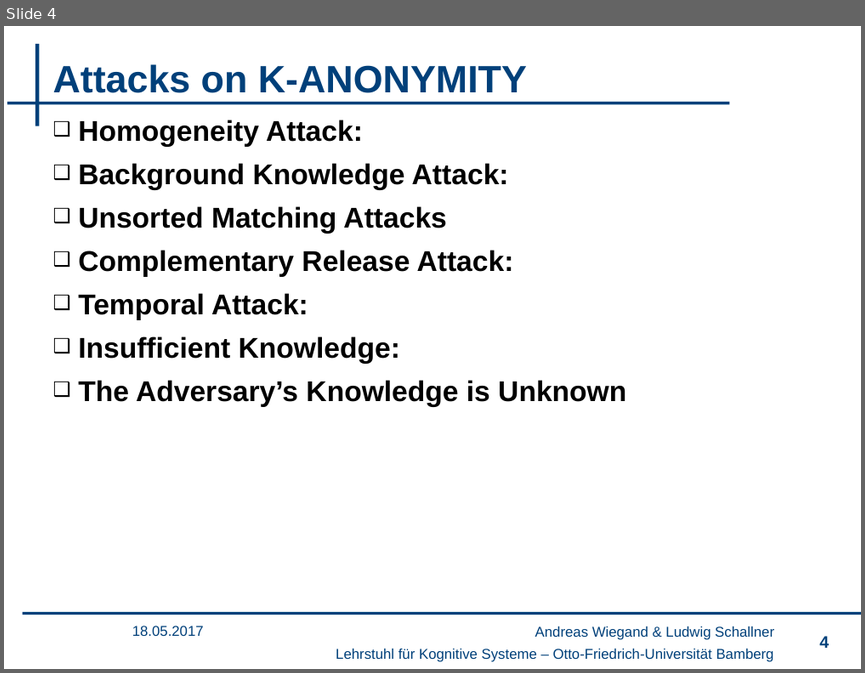
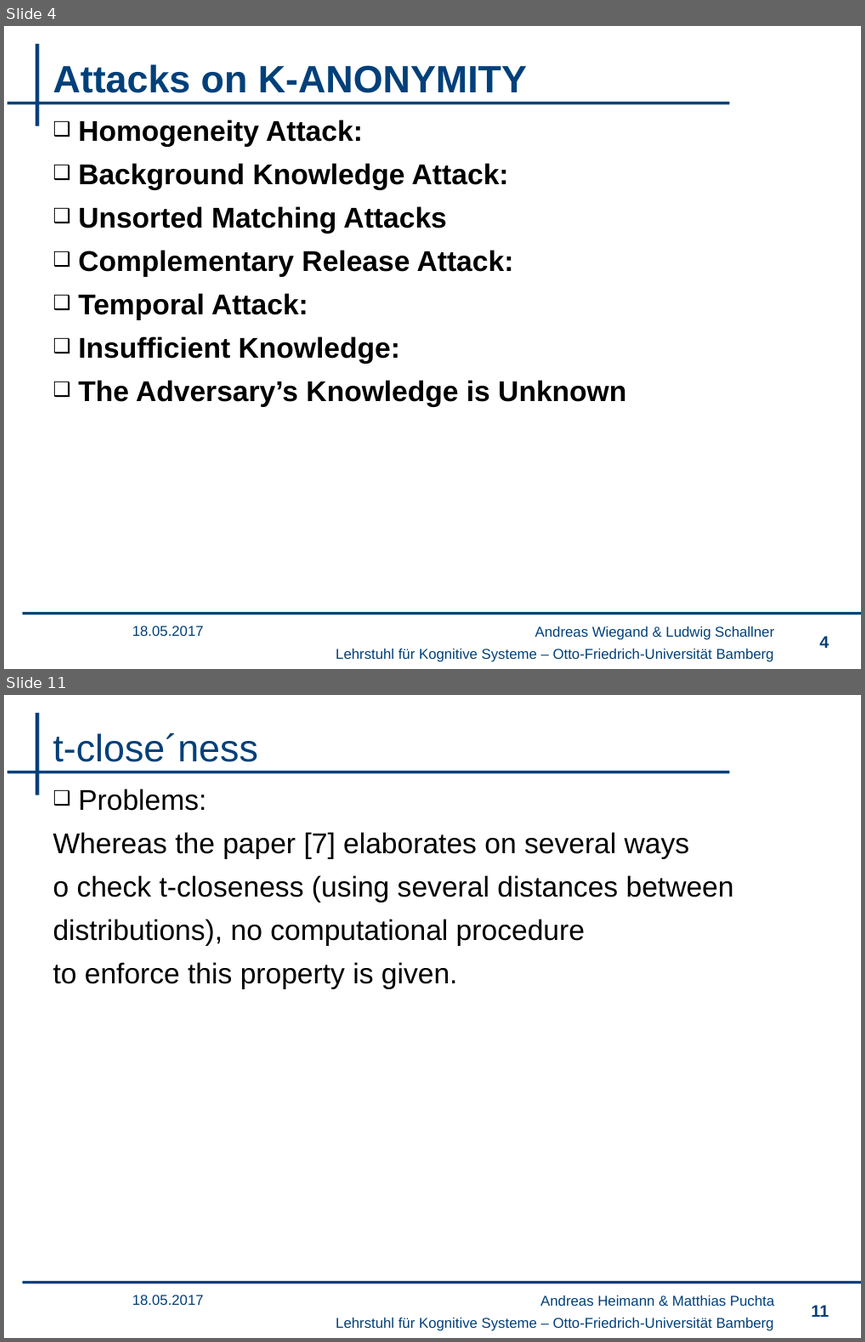
Before and after one commit to wsgan001/PSI-MSem, a slide deck: presentation/sicherheits.pptx. Shown one above the other, each under a label of ours: slide 4 before the commit, slides 4 and 11 after it; the slides between them are not shown. The pictures are 865x673 and 865x1342 pixels, drawn with LibreOffice and Linux fonts; fonts in the diff are those of the drawing; background and template pictures are left out. Boxes give left, top, right and bottom in pixels: in the first picture for what was removed or moved away, otherwise in the second. Text is boxed around its words. In the diff, an @@ line names an element or a change of style, - is before the commit and + after.

```diff
--- a/presentation/sicherheits.pptx
+++ b/presentation/sicherheits.pptx
@@ slide 11 added at <box>4,695,861,1338</box>, background #FFFFFF; not listed: 4 template elements that a slide beside it also shows @@
@@ title added at <box>53,733,258,762</box>, 32 pt, text #00407A @@
+t-close´ness
@@ text added at <box>53,789,734,989</box>, 24 pt, text #000000 @@
+❑ Problems:
+Whereas the paper [7] elaborates on several ways
+o check t-closeness (using several distances between
+distributions), no computational procedure
+to enforce this property is given.
@@ text added at <box>132,1294,204,1304</box>, 12 pt, text #00407A @@
+18.05.2017
@@ text added at <box>540,1295,774,1305</box>, 12 pt, text #00407A @@
+Andreas Heimann & Matthias Puchta
@@ page number added at <box>811,1304,828,1316</box>, 14 pt, text #00407A @@
+11
```
Also in this commit, not shown: 4 slides changed, 3 other slides added, 1 other file.
